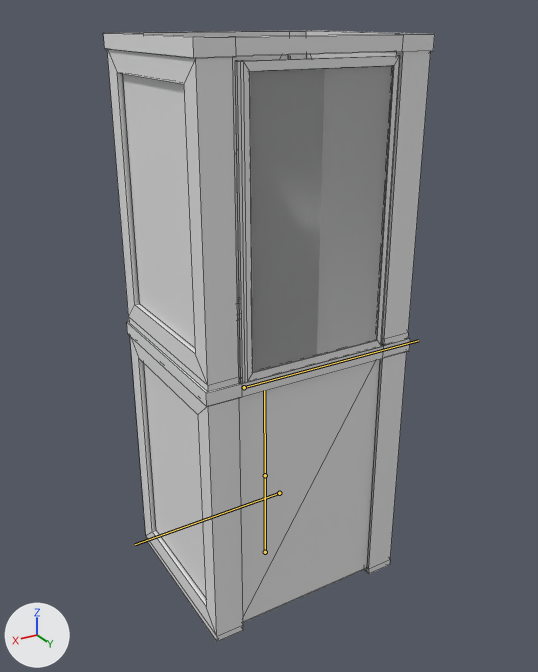
Renders of the FBX model Assets/_TheDevalibar/GA/Assets/Environment/Elevator/ENV_Elevator_Cabin.fbx from each side of a commit.
Camera for both pictures: a 50 mm lens placed at (1.18, 2.0, 1.91), pointed at (0.08, 0.17, 0.99). Lighting does not change. The marker at lower left points along +X, +Y and +Z. The picture after the commit comes second. The bones that change, and the others that lie on the model, are drawn over the model as lines. Mesh edges are drawn as thin lines.

Objects in the first picture: 'ENV_Elevator_T1'.
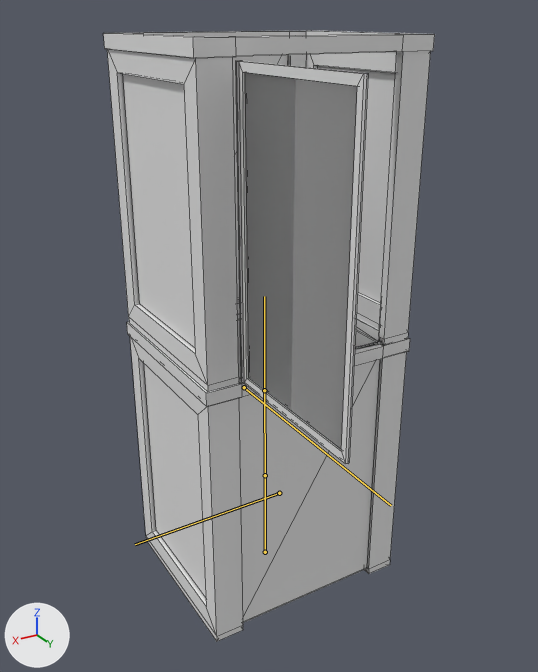
The newer file adds an action. The first version stands in its rest pose; the second is drawn at frame 15 of the action 'RIG_Elevator_T1|RIG_Elevator_T1|ANIM_ElevatorT1_BackDoor_Open'.

Edits to the bpy script that builds the scene:
```text
Change bone_bone_elevatort1_back:
    where bone_bone_elevatort1_back = bpy.data.objects['RIG_Elevator_T1'].pose.bones['BONE_ElevatorT1_Back']
    bone_bone_elevatort1_back.rotation_quaternion: (1.0, 0.0, 0.0, 0.0) -> (0.707, -0.707, 0.0, 0.0)  # degrees (0, 0, 0) -> degrees (-90, 0, 0)
```

Pixel boxes (x1, y1, x2, y2) of what changed, in the pictures (538 x 672 px):
'ENV_Elevator_T1', posed: (103, 31, 435, 641) in both
bone 'BONE_ElevatorT1_Back', root to tip: before (244, 387) to (418, 340); after (244, 387) to (391, 505)
